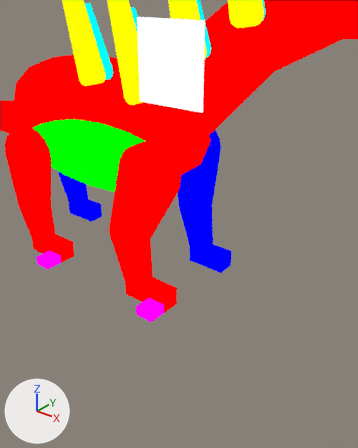
One commit to the Blender file assets-source/blender/motion/amargasaurus-sneeze.blend: the scene before it, then after it.
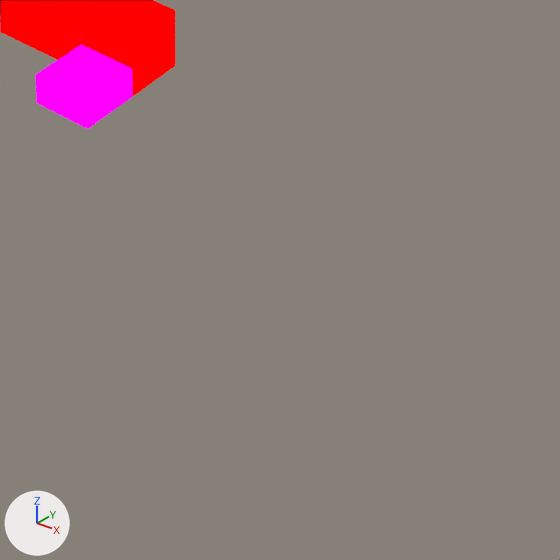
Each version is shown from a 50 mm camera at (94.47, -38.4, 30.04) aimed at (85.73, -27.48, 23.27), then close up on the part from 35% to 81% of the width and 64% to 100% of the height. Every picture has the same lights, and +X, +Y and +Z are marked at lower left. The first two pictures are the older version.

In view in the first close-up: 'DinoTycoon_Motion_amargasaurus_sneeze_near_front_claws', 'DinoTycoon_Motion_amargasaurus_sneeze_near_front_foot' and 1 more.
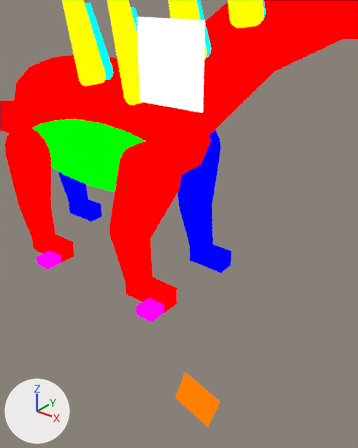
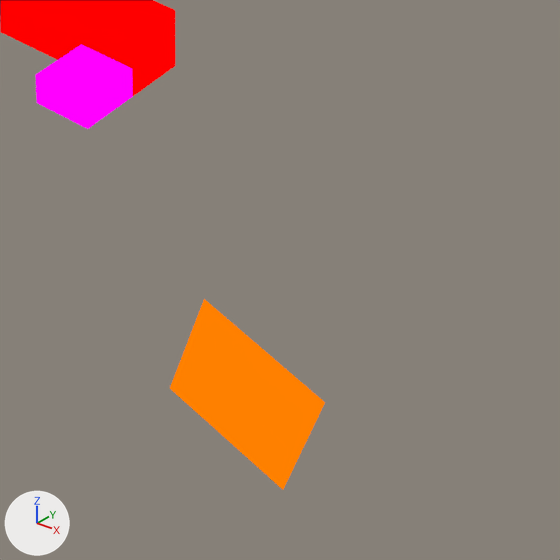
The newer file adds a shape key; the second version is drawn at full value of the shape key 'sneeze_04' of 'DinoTycoon_Motion_amargasaurus_sneeze_eye_white', and the change is written as the vertex moves it makes.

Scene script edits in JSON lines:
```json
{"op": "add", "block": "mat_dinotycoon_role_y", "code": ["mat_dinotycoon_role_y = emission_material('DinoTycoon_Role_Y')", "mat_dinotycoon_role_y.base_color = (1.0, 0.216, 0.0)  # orange #ff8000"]}
{"op": "add", "block": "me_dinotycoon_motion_amargasaurus_sneeze_sample_eye_white", "code": ["me_dinotycoon_motion_amargasaurus_sneeze_sample_eye_white = bpy.data.meshes.new('DinoTycoon_Motion_amargasaurus_sneeze_sample_eye_white')", "me_dinotycoon_motion_amargasaurus_sneeze_sample_eye_white.from_pydata([(87.2, -29.0, 19.2), (88.53, -29.0, 18.79), (88.13, -29.0, 17.45), (86.79, -29.0, 17.86), (87.2, -29.0, 19.2), (88.53, -29.0, 18.79), (88.13, -29.0, 17.45), (86.79, -29.0, 17.86)], [], [(3, 2, 1, 0), (4, 5, 6, 7), (0, 1, 5, 4), (1, 2, 6, 5), (2, 3, 7, 6), (3, 0, 4, 7)])", "me_dinotycoon_motion_amargasaurus_sneeze_sample_eye_white.materials.append(mat_dinotycoon_role_y)  # orange #ff8000"]}
{"op": "add", "block": "ob_dinotycoon_motion_amargasaurus_sneeze_eye_white", "code": ["ob_dinotycoon_motion_amargasaurus_sneeze_eye_white = bpy.data.objects.new('DinoTycoon_Motion_amargasaurus_sneeze_eye_white', me_dinotycoon_motion_amargasaurus_sneeze_sample_eye_white)", "ob_dinotycoon_motion_amargasaurus_sneeze_eye_white.location = (0.0, 0.0, 0.0)"]}
```

Changed parts and their boxes [x1, y1, x2, y2] in the close-ups (560 x 560 px):
```json
{"object": "DinoTycoon_Motion_amargasaurus_sneeze_eye_white", "change": "added", "after": [170, 299, 325, 490], "on screen": "orange"}
```
